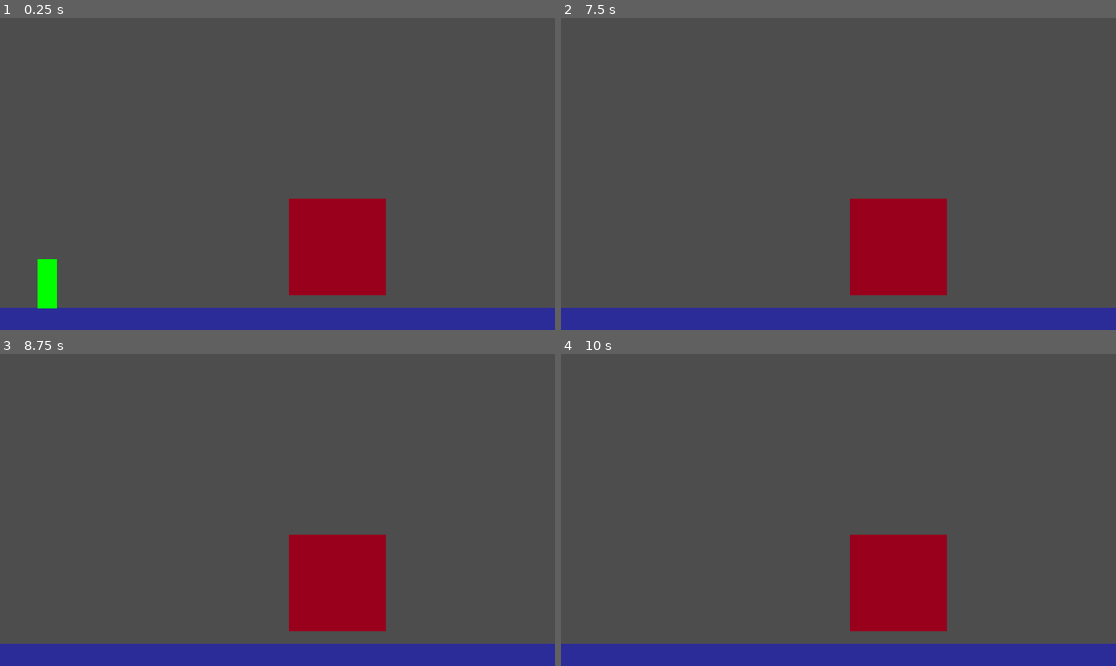
Above: before the commit, frames 1-4 (two rows, left to right).
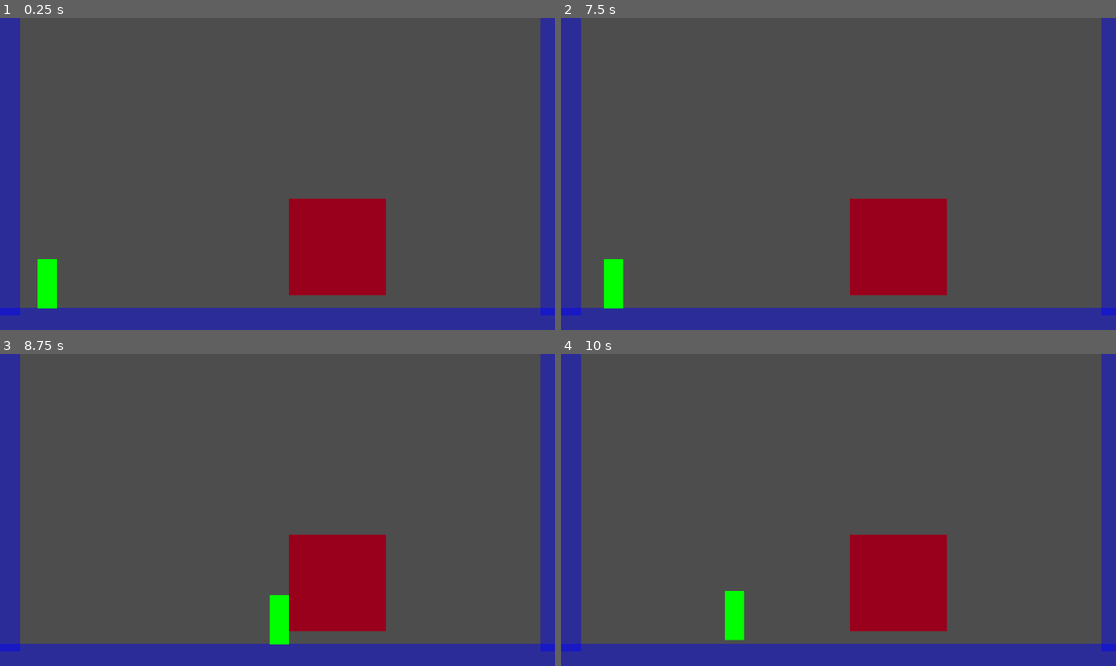
Above: after the commit, the same moments.

Repository: itlleat/twenty-second-slam
Game: Godot game, scene res://test_level.tscn
Two runs of this game, one before a commit and one after it. Both use one fixed random seed, a clock stepped at 60 frames per second and the inputs below.
Inputs:
- Up to frame 1 (0.25 s): no input
- Up to frame 2 (7.5 s): tap Enter at 0.5 s; hold D (move_right) 0.53-2.03 s; tap E (punch) every 0.75 s from 0.6 to 7.35 s; tap Space (jump) at 0.77, 1.52, 3.02, 3.77, 4.52, 6.02, 6.77 s; hold A (move_left) 2.03-2.78 s; hold D (move_right) 2.78-4.28 s; hold A (move_left) 4.28-5.03 s; hold D (move_right) 5.03-5.78 s; hold A (move_left) 5.78-7.28 s; hold D (move_right) from 7.28 s (still down)
- Up to frame 3 (8.75 s): keep holding D (move_right); tap Space (jump) at 7.52 s; tap E (punch) at 8.1 s
- Up to frame 4 (10 s): tap E (punch) at 8.85, 9.6 s; tap Space (jump) at 9.02, 9.77 s; release D (move_right) at 9.53 s; hold A (move_left) from 9.53 s (still down)

The runs differ from the first frame. In frame 1, 6.0% of the frame differs, in the area x 0-100%, y 0-96%; in frame 2, 6.5%; in frame 3, 6.5%; in frame 4, 6.5%.

Commit message:
just walls

Diff:
--- a/test_level.tscn
+++ b/test_level.tscn
@@ -25,6 +25,40 @@
 offset_right = 592.0
 offset_bottom = 40.0
 
+[node name="WallL" type="StaticBody2D" parent="."]
+position = Vector2(-15, 584)
+rotation = -1.57079
+metadata/_edit_group_ = true
+
+[node name="CollisionShape2D" type="CollisionShape2D" parent="WallL"]
+modulate = Color(0, 0, 1, 0.423529)
+self_modulate = Color(1, 0, 1, 1)
+position = Vector2(547, 17)
+shape = SubResource("RectangleShape2D_u3kwk")
+
+[node name="ColorRect" type="ColorRect" parent="WallL/CollisionShape2D"]
+offset_left = -581.0
+offset_top = -7.0
+offset_right = 592.0
+offset_bottom = 40.0
+
+[node name="WallR" type="StaticBody2D" parent="."]
+position = Vector2(1112, 584)
+rotation = -1.57079
+metadata/_edit_group_ = true
+
+[node name="CollisionShape2D" type="CollisionShape2D" parent="WallR"]
+modulate = Color(0, 0, 1, 0.423529)
+self_modulate = Color(1, 0, 1, 1)
+position = Vector2(547, 17)
+shape = SubResource("RectangleShape2D_u3kwk")
+
+[node name="ColorRect" type="ColorRect" parent="WallR/CollisionShape2D"]
+offset_left = -581.0
+offset_top = -7.0
+offset_right = 592.0
+offset_bottom = 40.0
+
 [node name="Player" parent="." instance=ExtResource("1_2auna")]
 position = Vector2(98, 584)
 
